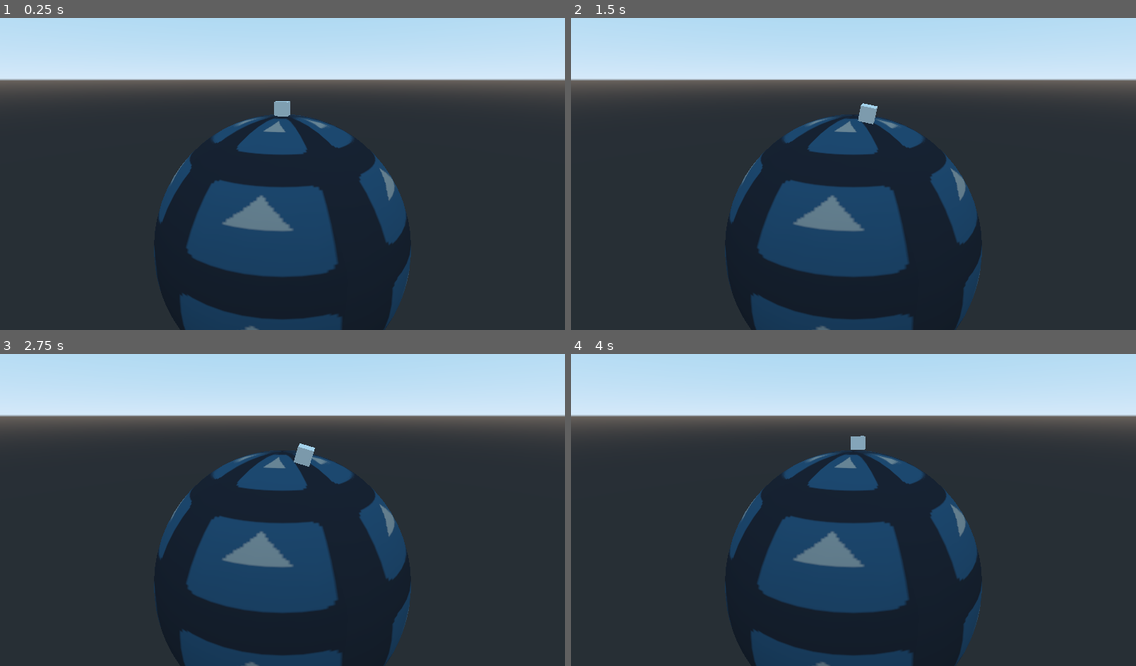
Above: before the commit, frames 1-4 (two rows, left to right).
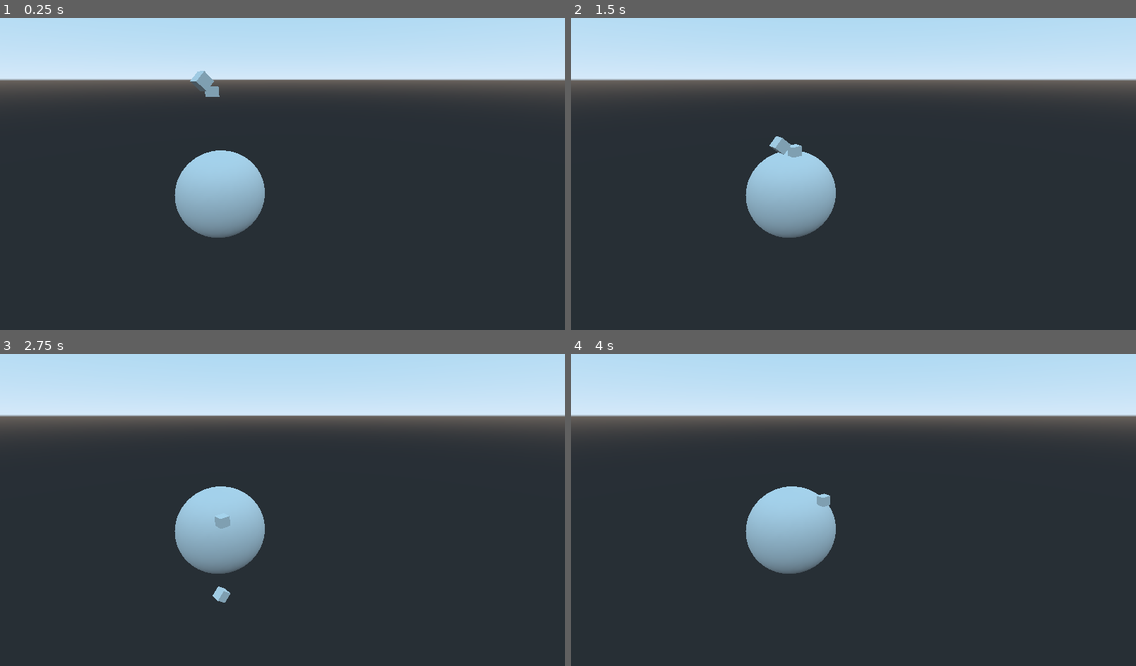
Above: after the commit, the same moments.

Repository: deengames-prototypes/3d-game
Game: Godot game, scene res://Prototype.tscn
The game is run twice, just before and just after one commit, with the same random seed, the same clock (stepped at 60 frames per second) and the same inputs. The engine's default icon, where the game draws it, is replaced by a stand-in: a white triangle on a blue panel in a dark square.
Inputs:
- Up to frame 1 (0.25 s): no input
- Up to frame 2 (1.5 s): hold Right (ui_right) 0.53-1.28 s; hold Down (ui_down) from 1.28 s (still down)
- Up to frame 3 (2.75 s): release Down (ui_down) at 2.03 s; hold Right (ui_right) from 2.03 s (still down)
- Up to frame 4 (4 s): release Right (ui_right) at 2.78 s; hold Up (ui_up) 2.78-3.53 s; hold Left (ui_left) from 3.53 s (still down)

The runs differ from the first frame. In frame 1, 13% of the frame differs, in the area x 27-73%, y 16-100%; in frame 2, 13%; in frame 3, 13%; in frame 4, 13%.

Commit message:
More experiments in moving around.

Diff:
--- /dev/null
+++ b/prototype/GravityPlanet.tscn
@@ -0,0 +1,25 @@
+[gd_scene load_steps=3 format=2]
+
+[sub_resource type="SphereMesh" id=1]
+radius = 10.0
+height = 20.0
+
+[sub_resource type="SphereShape" id=2]
+radius = 10.0
+
+[node name="StaticBody" type="StaticBody"]
+
+[node name="MeshInstance" type="MeshInstance" parent="."]
+mesh = SubResource( 1 )
+material/0 = null
+
+[node name="CollisionShape" type="CollisionShape" parent="."]
+shape = SubResource( 2 )
+
+[node name="Area" type="Area" parent="."]
+space_override = 3
+gravity_point = true
+gravity = 50.0
+
+[node name="CollisionShape2" type="CollisionShape" parent="Area"]
+shape = SubResource( 2 )
--- a/prototype/Player.gd
+++ b/prototype/Player.gd
@@ -1,7 +1,7 @@
 extends KinematicBody
 
 # Simple, linear grvity
-const GRAVITY = -98
+const GRAVITY = -9
 const MOVE_SPEED = 10
 
 var _velocity = Vector3(0, 0, 0)
@@ -29,4 +29,3 @@
 func _physics_process(delta):
 	var gravity_to_center = self.translation.normalized() * GRAVITY
 	self.move_and_slide(_velocity + gravity_to_center)
-	$Mesh.rotation = gravity_to_center * 0.01
--- a/prototype/Prototype.tscn
+++ b/prototype/Prototype.tscn
@@ -1,19 +1,11 @@
-[gd_scene load_steps=8 format=2]
+[gd_scene load_steps=7 format=2]
 
-[ext_resource path="res://icon.png" type="Texture" id=1]
-[ext_resource path="res://Player.gd" type="Script" id=2]
+[ext_resource path="res://Player.gd" type="Script" id=1]
+[ext_resource path="res://GravityPlanet.tscn" type="PackedScene" id=2]
 
-[sub_resource type="SphereMesh" id=1]
-radius = 20.0
-height = 40.0
+[sub_resource type="CubeMesh" id=1]
 
-[sub_resource type="SpatialMaterial" id=2]
-albedo_color = Color( 0.631373, 0.631373, 0.631373, 1 )
-albedo_texture = ExtResource( 1 )
-uv1_scale = Vector3( 5, 5, 1 )
-
-[sub_resource type="SphereShape" id=5]
-radius = 20.0
+[sub_resource type="BoxShape" id=2]
 
 [sub_resource type="CubeMesh" id=3]
 
@@ -21,30 +13,39 @@
 
 [node name="Spatial" type="Spatial"]
 
-[node name="Planetoid" type="StaticBody" parent="."]
-
-[node name="Mesh" type="MeshInstance" parent="Planetoid"]
-mesh = SubResource( 1 )
-material/0 = SubResource( 2 )
-
-[node name="CollisionShape" type="CollisionShape" parent="Planetoid"]
-shape = SubResource( 5 )
-
 [node name="Player" type="KinematicBody" parent="."]
 transform = Transform( 1, 0, 0, 0, 1, 0, 0, 0, 1, 0, 25, 0 )
-script = ExtResource( 2 )
+script = ExtResource( 1 )
 
 [node name="Camera" type="Camera" parent="Player"]
 transform = Transform( 1, 0, 0, 0, -4.37114e-08, 1, 0, -1, -4.37114e-08, 0, 15, 0 )
 current = true
 
 [node name="Mesh" type="MeshInstance" parent="Player"]
+mesh = SubResource( 1 )
+material/0 = null
+
+[node name="CollisionShape" type="CollisionShape" parent="Player"]
+shape = SubResource( 2 )
+
+[node name="RayCast" type="RayCast" parent="Player"]
+enabled = true
+cast_to = Vector3( 0, -2, 0 )
+
+[node name="Camera" type="Camera" parent="."]
+transform = Transform( 0.707107, -0.241845, 0.664463, 0, 0.939693, 0.34202, -0.707107, -0.241845, 0.664463, 45, 25, 25 )
+current = true
+
+[node name="RigidBody" type="RigidBody" parent="."]
+transform = Transform( 1, 0, 0, 0, 0.707107, -0.707107, 0, 0.707107, 0.707107, 10, 25, 7 )
+contacts_reported = 1
+contact_monitor = true
+
+[node name="MeshInstance" type="MeshInstance" parent="RigidBody"]
 mesh = SubResource( 3 )
 material/0 = null
 
-[node name="CollisionShape" type="CollisionShape" parent="Player"]
+[node name="CollisionShape" type="CollisionShape" parent="RigidBody"]
 shape = SubResource( 4 )
 
-[node name="Camera" type="Camera" parent="."]
-transform = Transform( 0.707107, -0.241845, 0.664463, 0, 0.939693, 0.34202, -0.707107, -0.241845, 0.664463, 25, 25, 25 )
-current = true
+[node name="PLanet" parent="." instance=ExtResource( 2 )]
--- /dev/null
+++ b/prototype/TestGravity.tscn
@@ -0,0 +1,37 @@
+[gd_scene load_steps=4 format=2]
+
+[ext_resource path="res://GravityPlanet.tscn" type="PackedScene" id=1]
+
+[sub_resource type="CubeMesh" id=3]
+
+[sub_resource type="BoxShape" id=4]
+
+[node name="Spatial" type="Spatial"]
+
+[node name="StaticBody" parent="." instance=ExtResource( 1 )]
+
+[node name="Camera" type="Camera" parent="."]
+transform = Transform( 0.707107, -0.298836, 0.640856, 0, 0.906308, 0.422618, -0.707107, -0.298836, 0.640856, 20, 20, 20 )
+current = true
+
+[node name="RigidBody" type="RigidBody" parent="."]
+editor/display_folded = true
+transform = Transform( 1, 0, 0, 0, 1, 0, 0, 0, 1, 0, -15, 0 )
+
+[node name="MeshInstance" type="MeshInstance" parent="RigidBody"]
+mesh = SubResource( 3 )
+material/0 = null
+
+[node name="CollisionShape" type="CollisionShape" parent="RigidBody"]
+shape = SubResource( 4 )
+
+[node name="RigidBody2" type="RigidBody" parent="."]
+editor/display_folded = true
+transform = Transform( 1, 0, 0, 0, 1, 0, 0, 0, 1, 5.35876, 14.6546, 9.30791 )
+
+[node name="MeshInstance" type="MeshInstance" parent="RigidBody2"]
+mesh = SubResource( 3 )
+material/0 = null
+
+[node name="CollisionShape" type="CollisionShape" parent="RigidBody2"]
+shape = SubResource( 4 )
